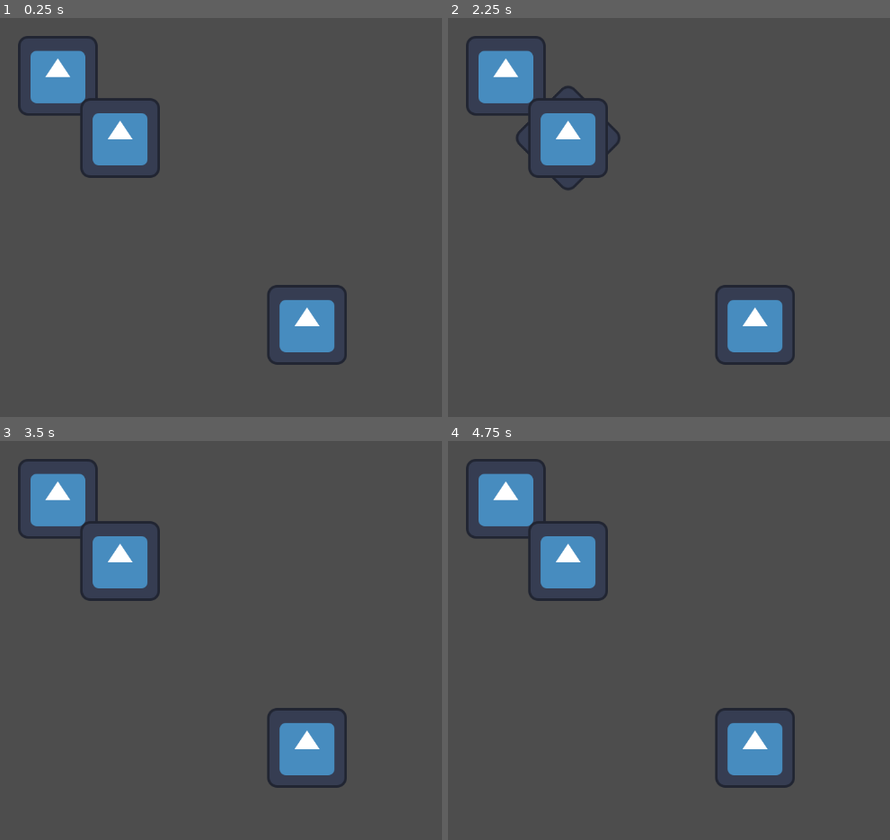
Above: before the commit, frames 1-4 (two rows, left to right).
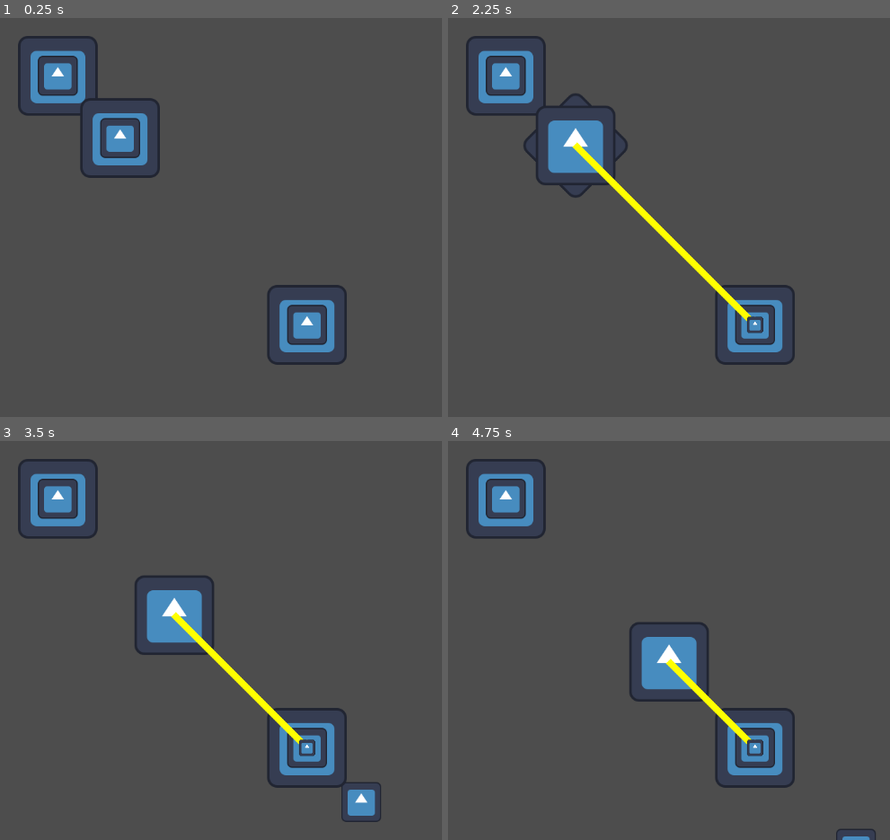
Above: after the commit, the same moments.

Repository: The-Churrosaur/fleetlike
Game: Godot game, scene res://_main/main.tscn
Same seed, same stepped clock (60 frames per second), same inputs: the game is played once before the commit and once after it. The engine's default icon, where the game draws it, is replaced by a stand-in: a white triangle on a blue panel in a dark square.
Inputs (mouse positions are in pixels of both pictures, inside the frame that each line leads up to):
- Up to frame 1 (0.25 s): no input
- Up to frame 2 (2.25 s): tap Enter at 0.5, 2 s; move the mouse to (505, 73) at 0.52 s; hold Right mouse button (ui_alt_click) 0.53-1.28 s; click (505, 73) at 0.8 s; tap Space at 1.25 s; move the mouse to (567, 137) at 1.27 s; click (567, 137) at 1.35 s; right-click (567, 137) at 1.55 s; move the mouse to (752, 325) at 2.02 s; hold Right mouse button (ui_alt_click) from 2.03 s (still down)
- Up to frame 3 (3.5 s): click (304, 748) at 2.3 s; move the mouse to (318, 720) at 2.77 s; release Right mouse button (ui_alt_click) at 2.78 s; click (318, 720) at 2.85 s; right-click (318, 720) at 3.05 s
- Up to frame 4 (4.75 s): move the mouse to (outside the picture) at 3.52 s; hold Right mouse button (ui_alt_click) 3.53-4.28 s; click (outside the picture) at 3.8 s; move the mouse to (585, 576) at 4.27 s; click (585, 576) at 4.35 s; right-click (585, 576) at 4.55 s

The runs differ from the first frame. In frame 1, 1.9% of the frame differs, in the area x 8-74%, y 9-82%; in frame 2, 4.3%; in frame 3, 6.4%, in the area x 8-87%, y 9-96%; in frame 4, 5.9%.

Commit message:
waypoint following

Diff:
--- a/_test_data/enemy_fleet.tres
+++ b/_test_data/enemy_fleet.tres
@@ -5,6 +5,7 @@
 
 [sub_resource type="Resource" id="Resource_gku3y"]
 script = ExtResource("2_cjjqd")
+player_ship = false
 spawn_position = Vector2(500, 500)
 metadata/_custom_type_script = "uid://qaixdu0mhtc2"
 
--- a/battle/ship/ship.gd
+++ b/battle/ship/ship.gd
@@ -7,42 +7,14 @@
 
 
 @onready var selection_sprite: Sprite2D = $SelectionSprite
+@onready var waypoint_manager: ShipWaypointManager = $WaypointManager
 
 var player_ship = false
 var movement_target : Vector2
 
 
-## just for an edge case where you unmouse something while its area selected
-var is_area_selected = false
-
-
 func _physics_process(delta: float) -> void:
 	pass
-
-
-# -- selection callbacks
-
-
-func _on_selection_area_mouse_entered() -> void:
-	if player_ship and !is_area_selected: BattleUIEventBus.ship_hovered.emit(self)
-
-
-func _on_selection_area_mouse_exited() -> void:
-	if player_ship and !is_area_selected: BattleUIEventBus.ship_unhovered.emit(self)
-
-
-func _on_selection_area_area_entered(area: Area2D) -> void:
-	if player_ship and area is ShipSelectionArea:
-		#print("selection area entered, ", self)
-		is_area_selected = true
-		BattleUIEventBus.ship_hovered.emit(self)
-
-
-func _on_selection_area_area_exited(area: Area2D) -> void:
-	if player_ship and area is ShipSelectionArea:
-		#print("selection area exited, ", self)
-		is_area_selected = false
-		BattleUIEventBus.ship_unhovered.emit(self)
 
 
 # -- public
@@ -60,7 +32,3 @@
 
 func deselect_ship():
 	selection_sprite.visible = false
-
-
-func set_ship_move_target(new_target):
-	pass
--- a/battle/ship/ship.tscn
+++ b/battle/ship/ship.tscn
@@ -1,7 +1,10 @@
-[gd_scene load_steps=4 format=3 uid="uid://s4yeld6eym2i"]
+[gd_scene load_steps=7 format=3 uid="uid://s4yeld6eym2i"]
 
 [ext_resource type="Script" uid="uid://27hy2qdjricv" path="res://battle/ship/ship.gd" id="1_i3cap"]
 [ext_resource type="Texture2D" uid="uid://6osj1td72qmh" path="res://_assets/icon.svg" id="2_b20f4"]
+[ext_resource type="Script" uid="uid://uiyxq26ocj8o" path="res://battle/ship/ship_hover_area.gd" id="3_gfkql"]
+[ext_resource type="PackedScene" uid="uid://iomh2fcqexva" path="res://battle/ship/waypoints/ship_waypoint_manager.tscn" id="4_ayqqx"]
+[ext_resource type="PackedScene" uid="uid://daxixkwymkrod" path="res://battle/ship/ship_mover.tscn" id="5_px0gm"]
 
 [sub_resource type="CircleShape2D" id="CircleShape2D_b20f4"]
 radius = 32.0
@@ -12,18 +15,26 @@
 [node name="SelectionSprite" type="Sprite2D" parent="."]
 visible = false
 rotation = 0.785398
-scale = Vector2(1, 1)
 texture = ExtResource("2_b20f4")
 
 [node name="Sprite2D" type="Sprite2D" parent="."]
 texture = ExtResource("2_b20f4")
 
-[node name="SelectionArea" type="Area2D" parent="."]
+[node name="HoverArea" type="Area2D" parent="." node_paths=PackedStringArray("ship")]
+script = ExtResource("3_gfkql")
+ship = NodePath("..")
 
-[node name="CollisionShape2D" type="CollisionShape2D" parent="SelectionArea"]
+[node name="CollisionShape2D" type="CollisionShape2D" parent="HoverArea"]
 shape = SubResource("CircleShape2D_b20f4")
 
-[connection signal="area_entered" from="SelectionArea" to="." method="_on_selection_area_area_entered"]
-[connection signal="area_exited" from="SelectionArea" to="." method="_on_selection_area_area_exited"]
-[connection signal="mouse_entered" from="SelectionArea" to="." method="_on_selection_area_mouse_entered"]
-[connection signal="mouse_exited" from="SelectionArea" to="." method="_on_selection_area_mouse_exited"]
+[node name="WaypointManager" parent="." node_paths=PackedStringArray("ship") instance=ExtResource("4_ayqqx")]
+ship = NodePath("..")
+
+[node name="ShipMover" parent="." node_paths=PackedStringArray("ship", "waypoint_manager") instance=ExtResource("5_px0gm")]
+ship = NodePath("..")
+waypoint_manager = NodePath("../WaypointManager")
+
+[connection signal="area_entered" from="HoverArea" to="HoverArea" method="_on_area_entered"]
+[connection signal="area_exited" from="HoverArea" to="HoverArea" method="_on_area_exited"]
+[connection signal="mouse_entered" from="HoverArea" to="HoverArea" method="_on_mouse_entered"]
+[connection signal="mouse_exited" from="HoverArea" to="HoverArea" method="_on_mouse_exited"]
--- /dev/null
+++ b/battle/ship/ship_hover_area.gd
@@ -0,0 +1,32 @@
+
+class_name ShipHoverArea
+extends Area2D
+
+
+
+@export var ship : Ship
+
+## just for an edge case where you unmouse something while its area selected
+var is_area_selected = false
+
+
+func _on_mouse_entered() -> void:
+		if ship.player_ship and !is_area_selected: BattleUIEventBus.ship_hovered.emit(ship)
+
+
+func _on_mouse_exited() -> void:
+	if ship.player_ship and !is_area_selected: BattleUIEventBus.ship_unhovered.emit(ship)
+
+
+func _on_area_entered(area: Area2D) -> void:
+	if ship.player_ship and area is ShipSelectionArea:
+		#print("hover area entered, ", ship)
+		is_area_selected = true
+		BattleUIEventBus.ship_hovered.emit(ship)
+
+
+func _on_area_exited(area: Area2D) -> void:
+	if ship.player_ship and area is ShipSelectionArea:
+		#print("hover area exited, ", ship)
+		is_area_selected = false
+		BattleUIEventBus.ship_unhovered.emit(ship)
--- /dev/null
+++ b/battle/ship/ship_mover.gd
@@ -0,0 +1,30 @@
+
+class_name ShipMover
+extends Node2D
+
+@export var ship : Ship
+@export var waypoint_manager : ShipWaypointManager
+
+@export var speed = 10.0
+
+@onready var target: Node2D = $Target
+
+var movement_tween
+
+
+func _ready() -> void:
+	waypoint_manager.new_current_waypoint.connect(_on_waypoint_manager_new_current_waypoint)
+
+
+	pass
+
+
+func _physics_process(delta: float) -> void:
+	pass
+
+
+func _on_waypoint_manager_new_current_waypoint(waypoint):
+	target.global_position = waypoint.global_position
+	movement_tween = create_tween()
+	movement_tween.tween_property(ship,"global_position", target.global_position, 5)
+	movement_tween.tween_callback(waypoint_manager.current_waypoint_completed)
--- /dev/null
+++ b/battle/ship/ship_mover.tscn
@@ -0,0 +1,13 @@
+[gd_scene load_steps=3 format=3 uid="uid://daxixkwymkrod"]
+
+[ext_resource type="Script" uid="uid://b38cd5xsp4nu4" path="res://battle/ship/ship_mover.gd" id="1_au0l7"]
+[ext_resource type="Texture2D" uid="uid://6osj1td72qmh" path="res://_assets/icon.svg" id="2_ihhy3"]
+
+[node name="ShipMover" type="Node2D"]
+script = ExtResource("1_au0l7")
+
+[node name="Target" type="Node2D" parent="."]
+
+[node name="Sprite2D" type="Sprite2D" parent="Target"]
+scale = Vector2(0.5, 0.5)
+texture = ExtResource("2_ihhy3")
--- a/battle/ship/waypoints/ship_waypoint.gd
+++ b/battle/ship/waypoints/ship_waypoint.gd
@@ -1,2 +1,53 @@
 class_name ShipWaypoint
 extends Node2D
+
+
+var waypoint_position : Vector2
+var next_waypoint : ShipWaypoint
+
+@onready var line_2d: Line2D = $Line2D
+
+
+func _physics_process(delta: float) -> void:
+
+	if next_waypoint:
+		line_2d.add_point(line_2d.to_local(global_position), 0)
+		line_2d.add_point(line_2d.to_local(next_waypoint.global_position), 1)
+
+
+func init(pos):
+	waypoint_position = pos
+	global_position = waypoint_position
+
+
+func clean_up():
+	queue_free()
+
+
+# -- list management
+
+
+func add_waypoint(new_waypoint : ShipWaypoint):
+	if !next_waypoint: next_waypoint = new_waypoint; return
+	else: next_waypoint.add_waypoint(new_waypoint)
+
+
+func get_last_waypoint():
+	if next_waypoint: return next_waypoint.get_last_waypoint()
+	else: return self
+
+
+func remove_waypoints():
+	if next_waypoint: next_waypoint.remove_waypoints()
+	clean_up()
+
+
+func print_list():
+	print(self)
+	if next_waypoint: next_waypoint.print_list()
+
+
+# --
+
+func waypoint_completed():
+	clean_up()
--- a/battle/ship/waypoints/ship_waypoint.tscn
+++ b/battle/ship/waypoints/ship_waypoint.tscn
@@ -1,6 +1,13 @@
-[gd_scene load_steps=2 format=3 uid="uid://biy2ncf70ifyh"]
+[gd_scene load_steps=3 format=3 uid="uid://biy2ncf70ifyh"]
 
 [ext_resource type="Script" uid="uid://mqcleybhhbvj" path="res://battle/ship/waypoints/ship_waypoint.gd" id="1_8v7db"]
+[ext_resource type="Texture2D" uid="uid://6osj1td72qmh" path="res://_assets/icon.svg" id="2_sxrus"]
 
 [node name="Waypoint" type="Node2D"]
 script = ExtResource("1_8v7db")
+
+[node name="Sprite2D" type="Sprite2D" parent="."]
+scale = Vector2(0.2, 0.2)
+texture = ExtResource("2_sxrus")
+
+[node name="Line2D" type="Line2D" parent="."]
--- a/battle/ship/waypoints/ship_waypoint_manager.gd
+++ b/battle/ship/waypoints/ship_waypoint_manager.gd
@@ -1,3 +1,68 @@
 
 class_name ShipWaypointManager
 extends Node2D
+
+
+const SHIP_WAYPOINT = preload("res://battle/ship/waypoints/ship_waypoint.tscn")
+
+signal new_current_waypoint(waypoint)
+
+@export var ship : Ship
+
+@onready var firstline: Line2D = $Firstline
+
+var current_waypoint : ShipWaypoint:
+	set(new_waypoint):
+		current_waypoint = new_waypoint
+		if current_waypoint: new_current_waypoint.emit(current_waypoint)
+
+
+func _physics_process(delta: float) -> void:
+
+	if current_waypoint:
+		firstline.clear_points()
+		firstline.add_point(firstline.to_local(ship.global_position), 0)
+		firstline.add_point(firstline.to_local(current_waypoint.global_position), 1)
+
+
+## appends a waypoint
+func add_waypoint(waypoint_position : Vector2):
+	var new_waypoint = SHIP_WAYPOINT.instantiate()
+	add_child(new_waypoint)
+	new_waypoint.init(waypoint_position)
+
+	#print("wm adding new waypoint: ", new_waypoint)
+
+	if !current_waypoint: current_waypoint = new_waypoint
+	else: current_waypoint.add_waypoint(new_waypoint)
+
+	#print("new list: ")
+	#current_waypoint.print_list()
+
+
+## deletes and sets new waypoint
+func set_waypoint(waypoint_position : Vector2):
+
+	remove_waypoints()
+
+	var new_waypoint = SHIP_WAYPOINT.instantiate()
+	add_child(new_waypoint)
+	new_waypoint.init(waypoint_position)
+
+	current_waypoint = new_waypoint
+
+
+func remove_waypoints():
+	if current_waypoint: current_waypoint.remove_waypoints()
+
+
+func current_waypoint_completed():
+	#print("waypoint manager: current waypoint completed: ", current_waypoint)
+	var next = current_waypoint.next_waypoint
+	#if next: next.print_list()
+	current_waypoint.waypoint_completed()
+	current_waypoint = next
+
+
+func get_last_waypoint():
+	return current_waypoint.get_last_waypoint()
--- a/battle/ship/waypoints/ship_waypoint_manager.tscn
+++ b/battle/ship/waypoints/ship_waypoint_manager.tscn
@@ -3,4 +3,8 @@
 [ext_resource type="Script" uid="uid://ba57g1ukx3e85" path="res://battle/ship/waypoints/ship_waypoint_manager.gd" id="1_y1bko"]
 
 [node name="WaypointManager" type="Node2D"]
+top_level = true
 script = ExtResource("1_y1bko")
+
+[node name="Firstline" type="Line2D" parent="."]
+default_color = Color(1, 1, 0, 1)
--- a/battle/ui/battle_ui.gd
+++ b/battle/ui/battle_ui.gd
@@ -23,9 +23,18 @@
 		if !hovered_ships.is_empty(): _select_ships()
 		else: _start_area_selection()
 
-	if event.is_action_released("ui_click"):
+	elif event.is_action_released("ui_click"):
 		_end_area_selection()
-		_select_ships() # TODO logic
+		_select_ships()
+
+	elif event.is_action_pressed("ui_shift_alt_click"):
+		print("shiftaltclick")
+		_add_ship_waypoint()
+
+	elif event.is_action_pressed("ui_alt_click"):
+		print("rmb")
+		_set_ship_waypoint()
+
 
 # -- hovering and selection
 
@@ -33,13 +42,13 @@
 func _on_ship_hovered(ship):
 	if !hovered_ships.has(ship):
 		hovered_ships[ship] = true
-		print("bui hovered ship received, ", hovered_ships)
+		#print("bui hovered ship received, ", hovered_ships)
 
 
 func _on_ship_unhovered(ship):
 	if hovered_ships.has(ship):
 		hovered_ships.erase(ship)
-		print("bui hovered ship left, ", hovered_ships)
+		#print("bui hovered ship left, ", hovered_ships)
 
 
 func _select_ships():
@@ -62,4 +71,17 @@
 
 func _end_area_selection():
 	selection_area.end_selection()
-	print("selection ended: ", hovered_ships)
+	#print("selection ended: ", hovered_ships)
+
+
+# -- ship moving
+
+
+func _set_ship_waypoint():
+	for ship : Ship in selected_ships:
+		ship.waypoint_manager.set_waypoint(get_global_mouse_position())
+
+
+func _add_ship_waypoint():
+	for ship : Ship in selected_ships:
+		ship.waypoint_manager.add_waypoint(get_global_mouse_position())
--- a/project.godot
+++ b/project.godot
@@ -33,6 +33,11 @@
 "events": [Object(InputEventMouseButton,"resource_local_to_scene":false,"resource_name":"","device":-1,"window_id":0,"a …(253 unchanged characters)…
 ]
 }
+ui_shift_alt_click={
+"deadzone": 0.2,
+"events": [Object(InputEventMouseButton,"resource_local_to_scene":false,"resource_name":"","device":-1,"window_id":0,"alt_pressed":false,"shift_pressed":true,"ctrl_pressed":false,"meta_pressed":false,"button_mask":0,"position":Vector2(0, 0),"global_position":Vector2(0, 0),"factor":1.0,"button_index":2,"canceled":false,"pressed":false,"double_click":false,"script":null)
+]
+}
 
 [rendering]
 
Not shown, added: battle/ship/ship_hover_area.gd.uid
Not shown, added: battle/ship/ship_mover.gd.uid
